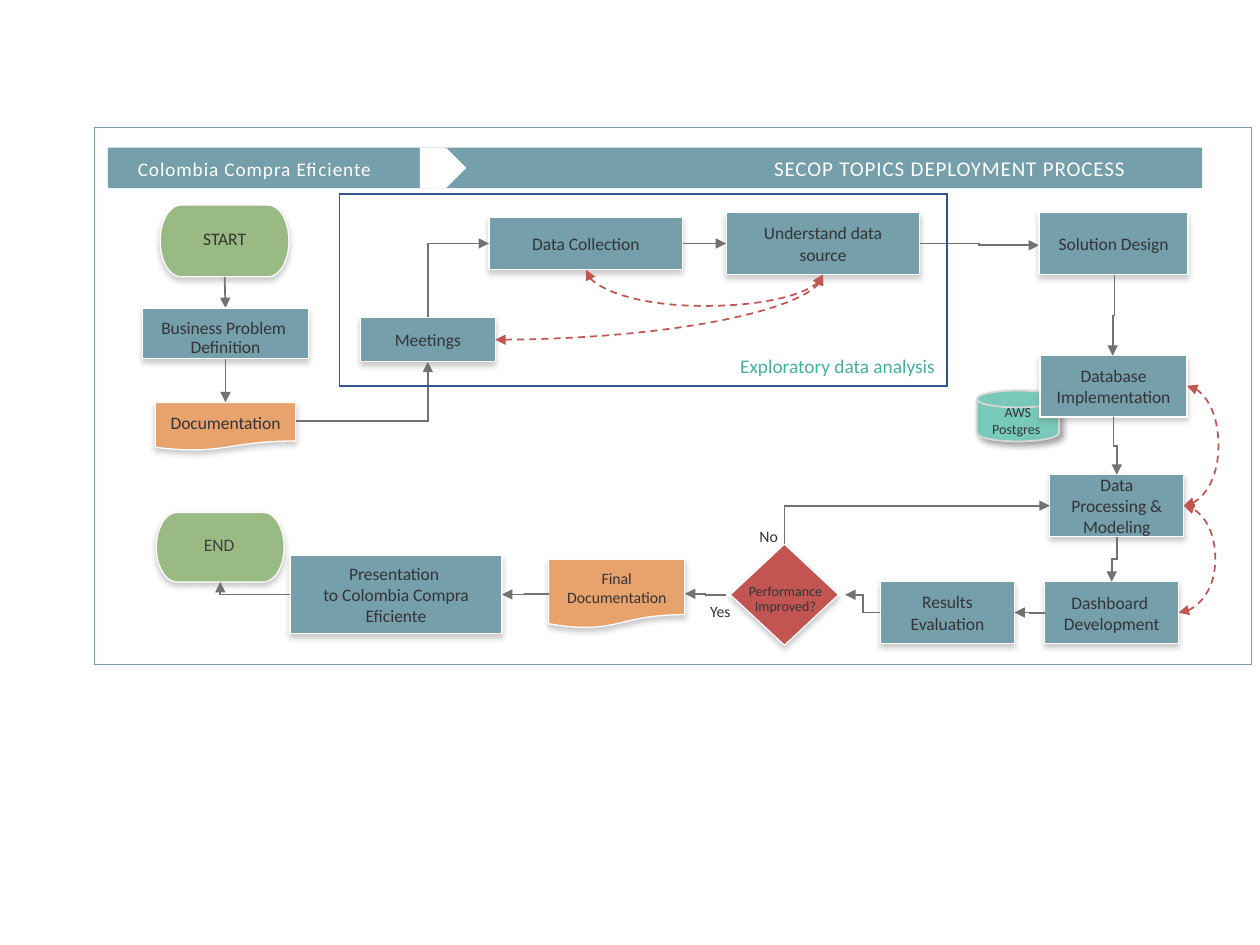
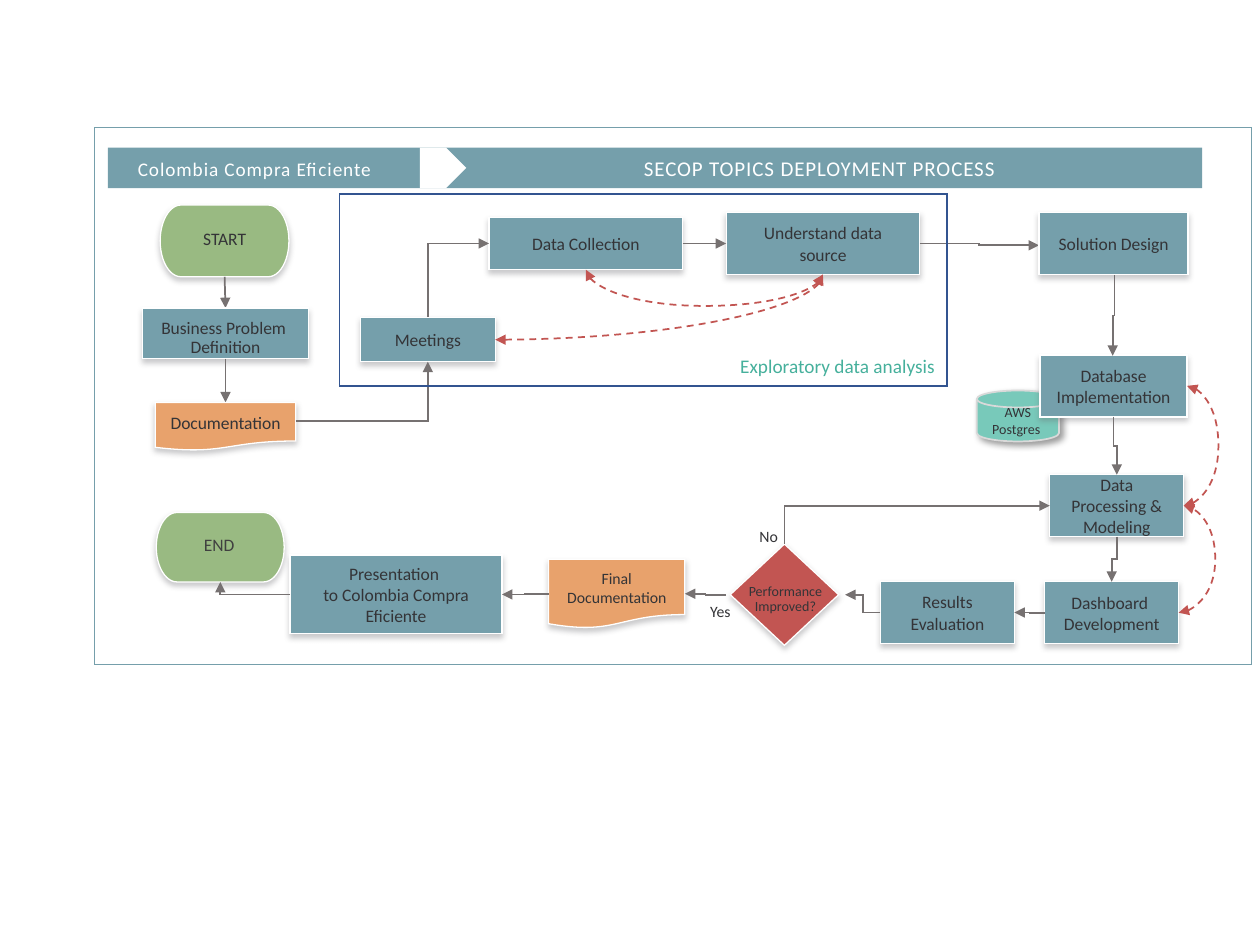
Before and after one commit to ds4a82/secop-analysis, a slide deck: slide 1 of 2. ETL/Flujo_V2.pptx. Drawn at 1260x945 pixels with LibreOffice and Linux fonts; fonts in the diff are those of the drawing. Boxes give left, top, right and bottom in pixels: in the first picture for what was removed or moved away, otherwise in the second. Text is boxed around its words. In the diff, an @@ line names an element or a change of style, - is before the commit and + after.

```diff
--- a/2. ETL/Flujo_V2.pptx
+++ b/2. ETL/Flujo_V2.pptx
@@ text "SECOP TOPICS DEPLOYMENT PROCESS": place and size @@
-text "SECOP TOPICS DEPLOYMENT PROCESS" at (774,162,1125,176)
+text "SECOP TOPICS DEPLOYMENT PROCESS" at (644,162,995,176)
```
Also in this commit, not shown: 2 other files.
